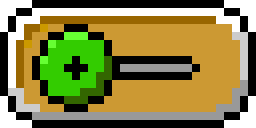
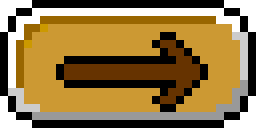
Comparing the layer stacks of the two (256, 128) images. Changes:
hid "on_pressed" over [32, 24, 200, 112]
added layer "next_pressed" above "bg_pressed" over [56, 32, 208, 112]
